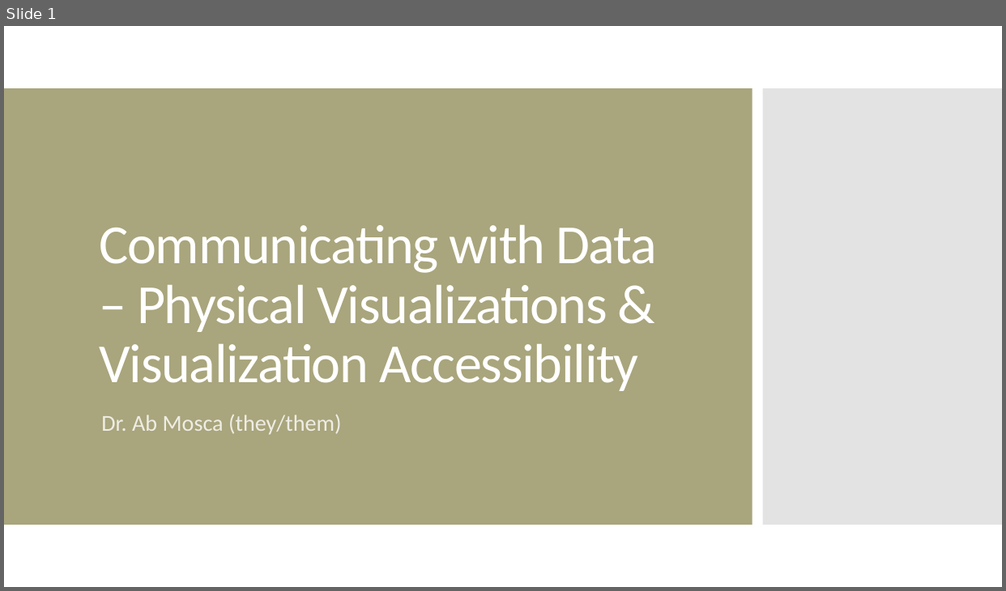
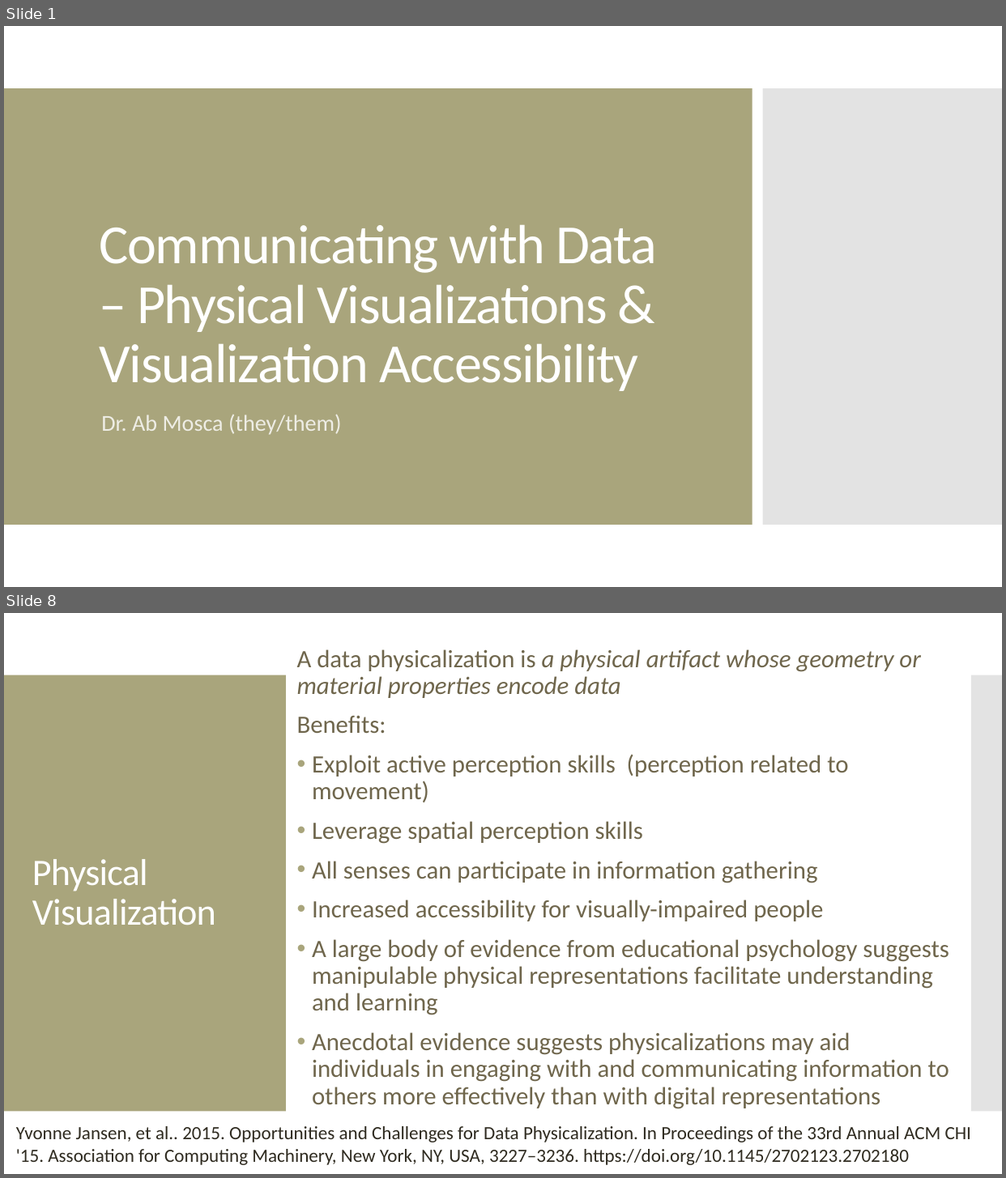
Before and after one commit to amosca01/SDS-CSC109, a slide deck: slides/12-physical-vis-accessibility.pptx. Shown one above the other, each under a label of ours: slide 1 before the commit, slides 1 and 8 after it; the slides between them are not shown. The pictures are 1006x591 and 1006x1178 pixels, drawn with LibreOffice and Linux fonts; fonts in the diff are those of the drawing. Boxes give left, top, right and bottom in pixels: in the first picture for what was removed or moved away, otherwise in the second. Text is boxed around its words. In the diff, an @@ line names an element or a change of style, - is before the commit and + after.

```diff
--- a/slides/12-physical-vis-accessibility.pptx
+++ b/slides/12-physical-vis-accessibility.pptx
@@ slide 8 added at <box>4,613,1002,1174</box>, background #FFFFFF @@
@@ text added at <box>297,649,949,1110</box>, 24 pt, text #6F664C @@
+A data physicalization is a physical artifact whose geometry or material properties encode data
+Benefits:
+• Exploit active perception skills (perception related to movement)
+• Leverage spatial perception skills
+• All senses can participate in information gathering
+• Increased accessibility for visually-impaired people
+• A large body of evidence from educational psychology suggests manipulable physical representations facilitate understanding and learning
+• Anecdotal evidence suggests physicalizations may aid individuals in engaging with and communicating information to others more effectively than with digital representations
@@ rectangle added at <box>4,675,286,1112</box>, fill #A9A57C @@
@@ rectangle added at <box>971,675,1002,1112</box>, fill #C8C8C8 at 50% opacity @@
@@ title added at <box>32,859,216,926</box>, 36 pt, text #FFFFFF @@
+Physical Visualization
@@ text added at <box>16,1127,971,1165</box>, 18 pt, text #2F2B20 @@
+Yvonne Jansen, et al.. 2015. Opportunities and Challenges for Data Physicalization. In Proceedings of the 33rd Annual ACM CHI '15. Association for Computing Machinery, New York, NY, USA, 3227–3236. https://doi.org/10.1145/2702123.2702180
```
Also in this commit, not shown: 1 slide changed, 26 other slides added, 4 other files.
